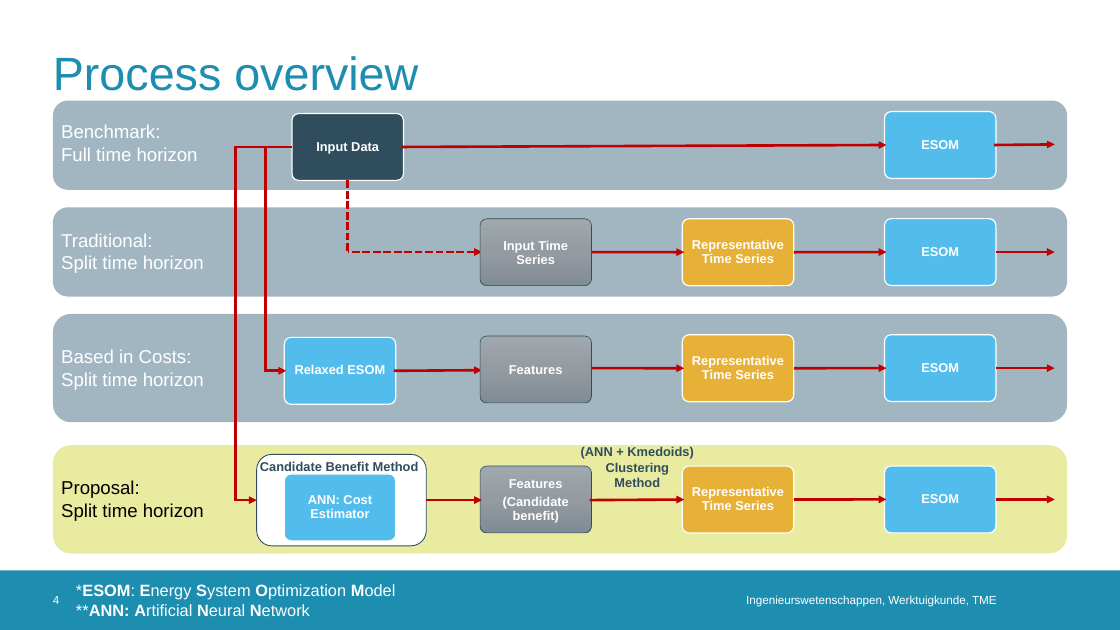
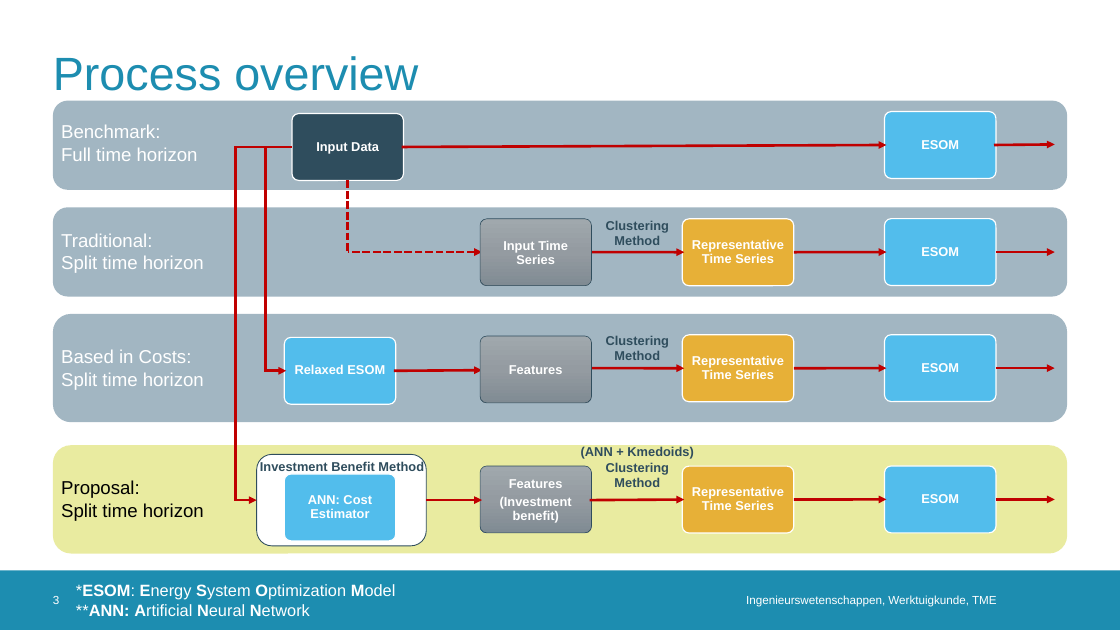
Before and after one commit to erikfilias/JointResearch, a slide deck: slide 3 of 02. Presentations/PresentationGroup.pptx (slide 4 before the commit). Drawn at 1120x630 pixels with LibreOffice and Linux fonts; fonts in the diff are those of the drawing; background and template pictures are left out. Boxes give left, top, right and bottom in pixels: in the first picture for what was removed or moved away, otherwise in the second. Text is boxed around its words. In the diff, an @@ line names an element or a change of style, - is before the commit and + after.

```diff
--- a/02. Presentations/PresentationGroup.pptx
+++ b/02. Presentations/PresentationGroup.pptx
@@ text added at [606,221,669,245], 11 pt, text #2F4D5D, bold @@
+Clustering
+Method
@@ text added at [606,336,669,360], 11 pt, text #2F4D5D, bold @@
+Clustering
+Method
@@ text at [260,461,424,471]: text changed @@
-Candidate Benefit Method
+Investment Benefit Method
@@ text at [500,497,572,523]: text changed @@
-(Candidate benefit)
+(Investment benefit)
@@ page number at [53,596,59,604]: text changed @@
-4
+3
```
Also in this commit, not shown: 1 slide added, 1 slide removed.
